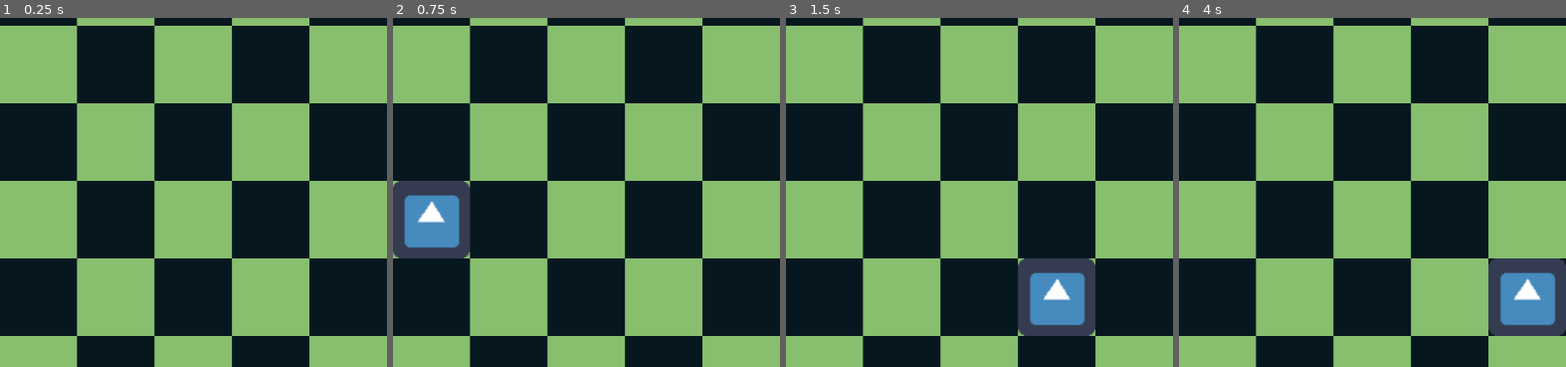
Above: before the commit, frames 1-4 (left to right).
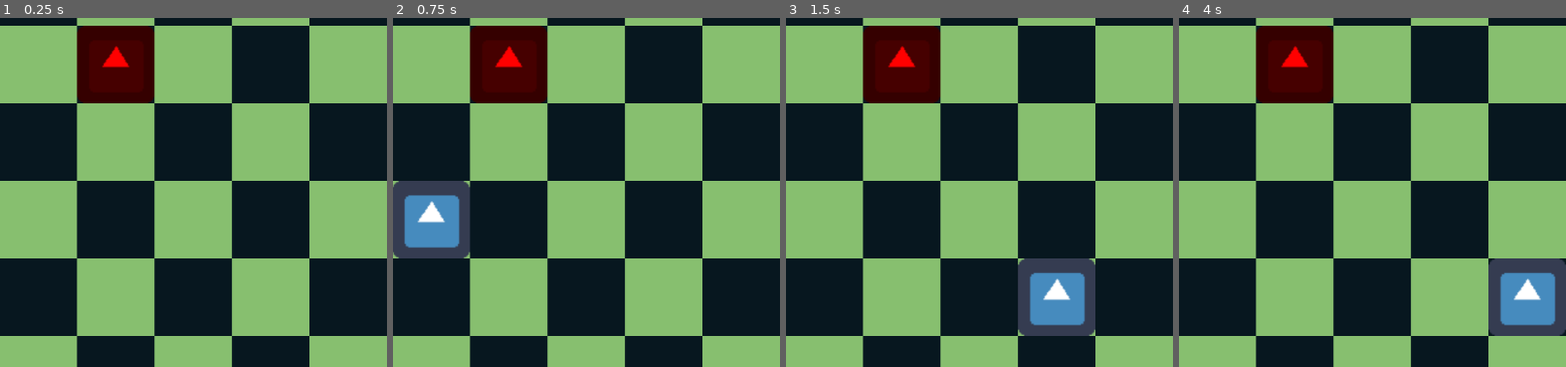
Above: after the commit, the same moments.

Repository: Eadric-the-Unwise/tilegrid
Game: Godot game, scene res://Main.tscn
Two runs of this game, one before a commit and one after it. Both use one fixed random seed, a clock stepped at 60 frames per second and the inputs below. The project has no main scene, so this scene is started directly. The engine's default icon, where the game draws it, is replaced by a stand-in: a white triangle on a blue panel in a dark square.
Inputs:
- Up to frame 1 (0.25 s): no input
- Up to frame 2 (0.75 s): tap Enter at 0.5 s; hold D (move_right) from 0.53 s (still down)
- Up to frame 3 (1.5 s): release D (move_right) at 1.28 s; hold S (move_down) from 1.28 s (still down)
- Up to frame 4 (4 s): release S (move_down) at 2.03 s; hold D (move_right) 2.03-2.78 s; tap Space at 2.75 s; hold W (move_up) 2.78-3.53 s; tap Enter at 3.5 s; hold A (move_left) from 3.53 s (still down)
The pictures show only the part of the screen within x 50-100%, y 43-93%; the shares and areas given below are measured in that part.

The runs differ from the first frame. In frame 1, 4.4% of the frame differs, in the area x 19-40%, y 2-25%; in frame 2, 4.4%; in frame 3, 4.4%; in frame 4, 4.4%.

Commit message:
add enemy NPC

Diff:
--- /dev/null
+++ b/Enemy.gd
@@ -0,0 +1,18 @@
+extends KinematicBody2D
+
+onready var move_timer := $MoveTimer
+
+# "8x8 cell
+var cell_size := 48
+# "16x16" unit
+var unit_size := 96
+var spawn_point := Vector2(12.0, 8.0)
+
+# Called when the node enters the scene tree for the first time.
+func _ready() -> void:
+	# Set player starting position
+	position = spawn_point * cell_size
+
+
+func _move_enemy():
+	pass
--- /dev/null
+++ b/Enemy.tscn
@@ -0,0 +1,21 @@
+[gd_scene load_steps=4 format=2]
+
+[ext_resource path="res://icon.png" type="Texture" id=1]
+[ext_resource path="res://Enemy.gd" type="Script" id=2]
+
+[sub_resource type="RectangleShape2D" id=1]
+extents = Vector2( 48, 48 )
+
+[node name="Enemy" type="KinematicBody2D"]
+script = ExtResource( 2 )
+
+[node name="Sprite" type="Sprite" parent="."]
+modulate = Color( 1, 0, 0, 1 )
+position = Vector2( 48, 48 )
+scale = Vector2( 1.5, 1.5 )
+texture = ExtResource( 1 )
+
+[node name="CollisionShape2D" type="CollisionShape2D" parent="."]
+visible = false
+position = Vector2( 48, 48 )
+shape = SubResource( 1 )
--- a/Main.tscn
+++ b/Main.tscn
@@ -1,7 +1,8 @@
-[gd_scene load_steps=3 format=2]
+[gd_scene load_steps=4 format=2]
 
 [ext_resource path="res://Player.tscn" type="PackedScene" id=1]
 [ext_resource path="res://res/background_grid_checkered.png" type="Texture" id=2]
+[ext_resource path="res://Enemy.tscn" type="PackedScene" id=3]
 
 [node name="Main" type="Node2D"]
 
@@ -10,4 +11,7 @@
 texture = ExtResource( 2 )
 
 [node name="Player" parent="." instance=ExtResource( 1 )]
-position = Vector2( 432, 384 )
+position = Vector2( 384, 576 )
+
+[node name="Enemy" parent="." instance=ExtResource( 3 )]
+position = Vector2( 576, 384 )
--- a/Player.gd
+++ b/Player.gd
@@ -18,12 +18,11 @@
 	position = spawn_point * cell_size
 
 func _process(_delta: float) -> void:
-	print(position / cell_size)
 	if move_timer.time_left == 0.0:
-		move_player()
+		_move_player()
 
 
-func move_player():
+func _move_player():
 	var direction := Vector2.ZERO
 	direction.x = Input.get_axis("move_left", "move_right")
 	direction.y = Input.get_axis("move_up", "move_down")
@@ -31,3 +30,4 @@
 	if direction != Vector2(0.0, 0.0):
 		position += direction * unit_size
 		move_timer.start()
+		print(position / cell_size)
